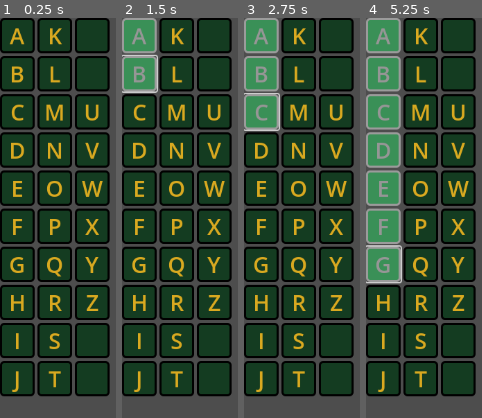
Above: before the commit, frames 1-4 (left to right).
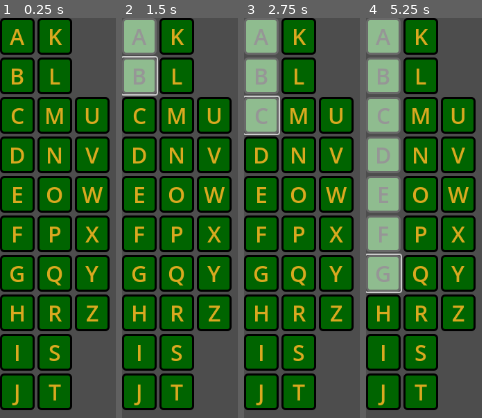
Above: after the commit, the same moments.

Repository: rsburke4/RoundThingOfRiches
Game: Godot game, scene res://GuessTracker/guess_tracker.tscn
The game is run twice, just before and just after one commit, with the same random seed, the same clock (stepped at 60 frames per second) and the same inputs.
Inputs:
- Up to frame 1 (0.25 s): no input
- Up to frame 2 (1.5 s): click "A" at 0.5 s; click "B" at 1.25 s
- Up to frame 3 (2.75 s): click "C" at 2 s
- Up to frame 4 (5.25 s): click "D" at 2.75 s; click "E" at 3.5 s; click "F" at 4.25 s; click "G" at 5 s

The runs differ from the first frame. In frame 1, 77% of the frame differs, in the area x 0-95%, y 0-98%; in frame 2, 77%; in frame 3, 78%; in frame 4, 78%.

Commit message:
improved display using dynamic configuration of button styles

Diff:
--- a/GuessTracker/guessButton.gd
+++ b/GuessTracker/guessButton.gd
@@ -1,8 +1,19 @@
 extends Button
 
+# define styleboxes here for now to enable easier adjustmest through constants later
+var stylebox_active = get_theme_stylebox("normal")
+var stylebox_hidden = get_theme_stylebox("pressed")
+var stylebox_disabled = get_theme_stylebox("disabled")
 
 # Called when the node enters the scene tree for the first time.
 func _ready():
+	# set the styles
+	# adapted from https://www.reddit.com/r/godot/comments/12zh2qq/godot_40_why_wont_my_ui_panel_stylebox_overwrite/
+	# TODO - create constants file
+	set_style(stylebox_active, Color.DARK_GREEN, Color.BLACK)
+	set_style(stylebox_hidden, Color(1,1,1,0), Color(1,1,1,0))
+	set_style(stylebox_disabled, Color.DARK_SEA_GREEN, Color.DIM_GRAY)
+
 	reset_button()
 
 
@@ -13,6 +24,26 @@
 func reset_button():
 	disabled = false
 
+func set_style(style, bg_color, bdr_color):
+	# styles are differentated by colors
+	style.bg_color = bg_color
+	style.border_color = bdr_color
+
+	# outline shape is the same for all buttons
+	style.border_width_top = 3
+	style.border_width_bottom = 3
+	style.border_width_left = 3
+	style.border_width_right = 3
+	style.corner_radius_bottom_left = 5
+	style.corner_radius_bottom_right = 5
+	style.corner_radius_top_left = 5
+	style.corner_radius_top_right = 5
+
+func hide_button():
+	toggle_mode = true  # needed to set the state of the button
+	set_pressed_no_signal(true)  # per tool tip, this is used to set the state without emitting signal
+
+	button_mask = 0  # prevent the hidden button from responding to stray clicks
 
 func _on_pressed():
 	print(text)
--- a/GuessTracker/guessButton.tscn
+++ b/GuessTracker/guessButton.tscn
@@ -1,30 +1,6 @@
-[gd_scene load_steps=4 format=3 uid="uid://cxkqac356ggef"]
+[gd_scene load_steps=2 format=3 uid="uid://cxkqac356ggef"]
 
 [ext_resource type="Script" path="res://GuessTracker/guessButton.gd" id="1_0uinw"]
-
-[sub_resource type="StyleBoxFlat" id="StyleBoxFlat_e4tf7"]
-bg_color = Color(0.0784314, 0.235294, 0.129412, 1)
-border_width_left = 3
-border_width_top = 3
-border_width_right = 3
-border_width_bottom = 3
-border_color = Color(0, 0, 0, 1)
-corner_radius_top_left = 5
-corner_radius_top_right = 5
-corner_radius_bottom_right = 5
-corner_radius_bottom_left = 5
-
-[sub_resource type="StyleBoxFlat" id="StyleBoxFlat_tehog"]
-bg_color = Color(0.227451, 0.564706, 0.341176, 1)
-border_width_left = 3
-border_width_top = 3
-border_width_right = 3
-border_width_bottom = 3
-border_color = Color(0.607843, 0.607843, 0.607843, 1)
-corner_radius_top_left = 5
-corner_radius_top_right = 5
-corner_radius_bottom_right = 5
-corner_radius_bottom_left = 5
 
 [node name="Guess" type="Button"]
 custom_minimum_size = Vector2(50, 50)
@@ -32,10 +8,6 @@
 theme_override_colors/font_color = Color(0.85098, 0.662745, 0.12549, 1)
 theme_override_colors/font_disabled_color = Color(0.588235, 0.588235, 0.588235, 1)
 theme_override_font_sizes/font_size = 32
-theme_override_styles/normal = SubResource("StyleBoxFlat_e4tf7")
-theme_override_styles/disabled = SubResource("StyleBoxFlat_tehog")
-disabled = true
-text = "A"
 icon_alignment = 1
 script = ExtResource("1_0uinw")
 
--- a/GuessTracker/guess_tracker.gd
+++ b/GuessTracker/guess_tracker.gd
@@ -7,8 +7,6 @@
 
 	for c in get_children():
 		var start_ascii = c.name.unicode_at(0)  # per comment at https://ask.godotengine.org/106152/convert-an-character-to-ascii-value
-		print(start_ascii)
-		print(char(start_ascii))
 
 		# TODO - add applicaiton of styleboxes
 		if start_ascii < "U".unicode_at(0):
@@ -18,12 +16,11 @@
 				button_i.text = char(start_ascii + i)
 				c.add_child(button_i)
 		else:  # some special things for the last column to keep it symmetric
-			print(start_ascii)
 			for i in range(-2,8):
 				var button_i = button.instantiate()
 
 				if i < 0 or i > 5:
-					button_i.text = ""
+					button_i.hide_button()
 				else:
 					button_i.text = char(start_ascii + i)
 
